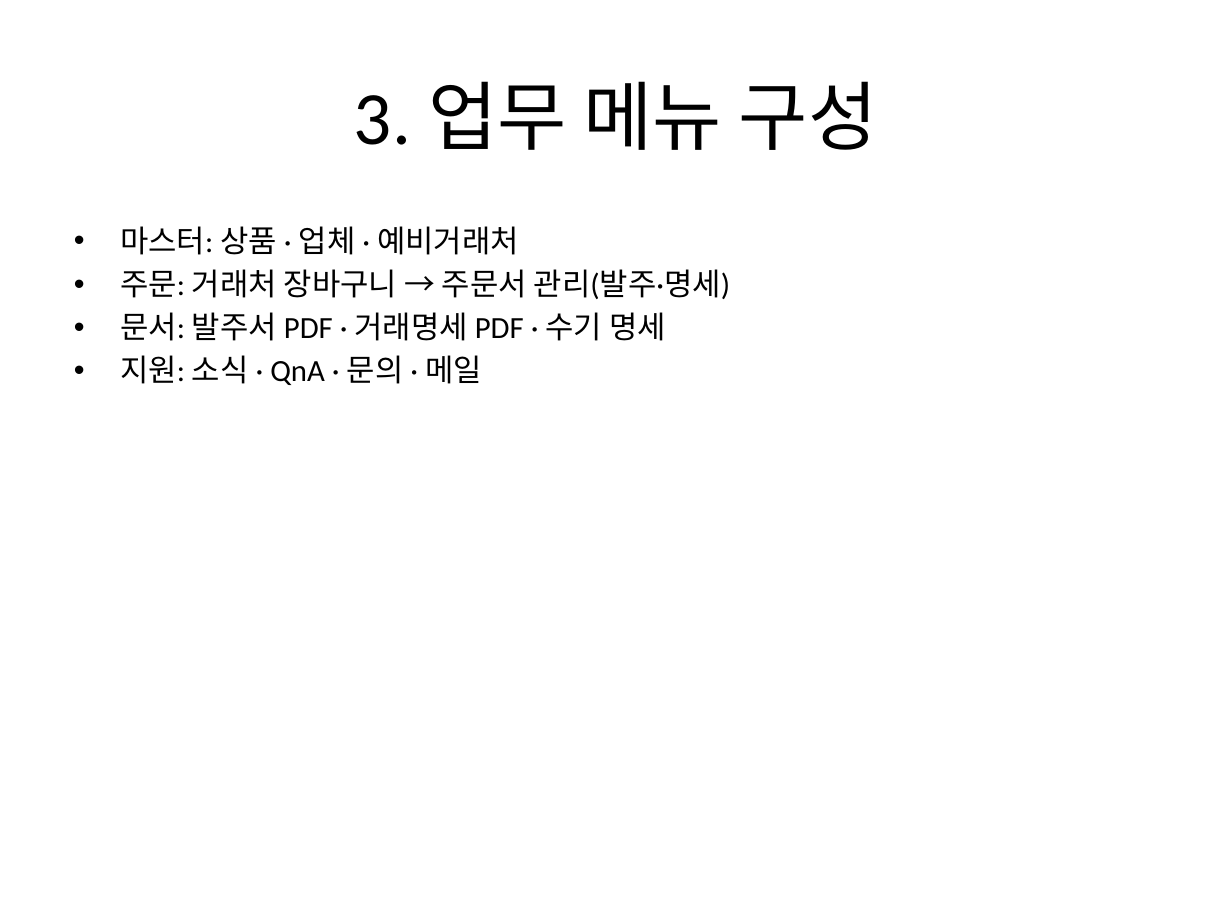
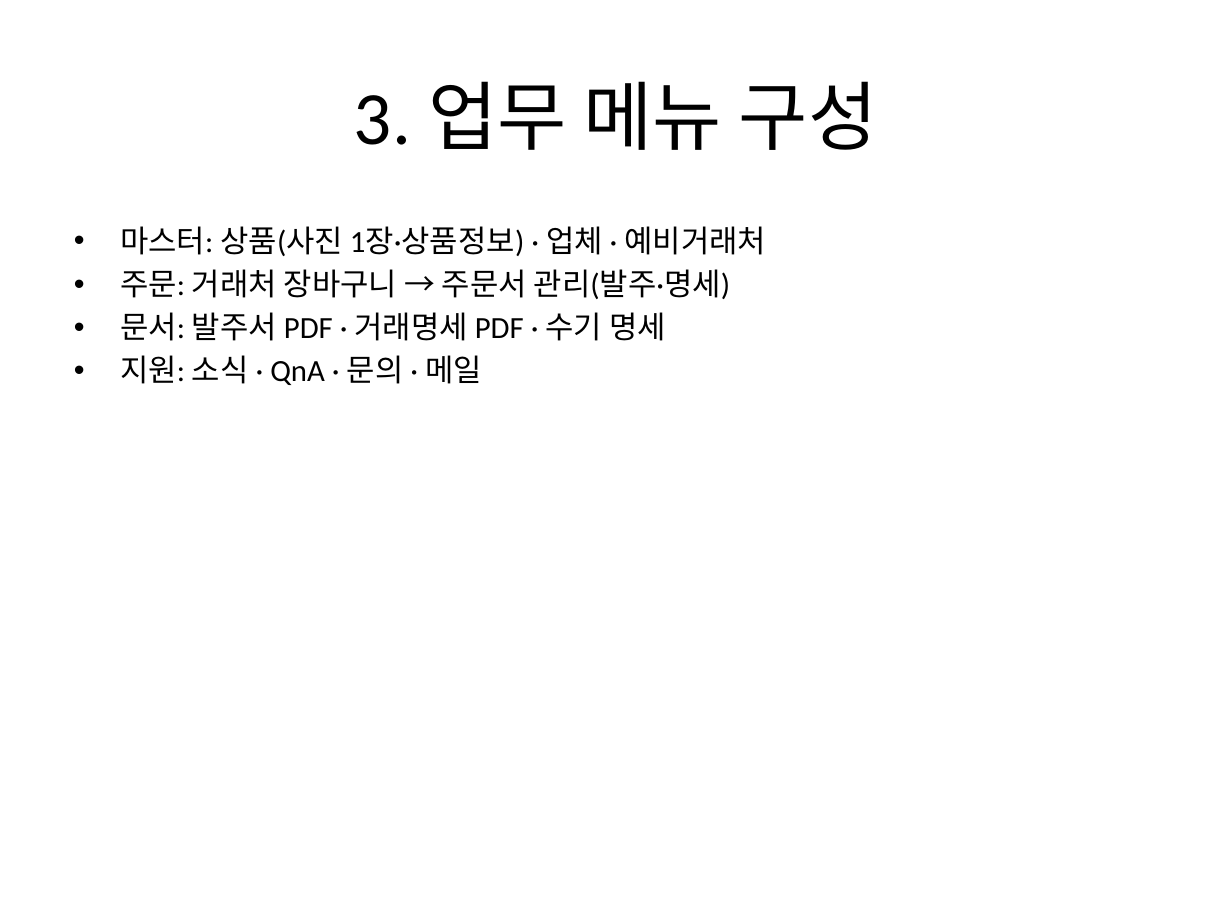
Before and after one commit to hanbaedal/thejohn, a slide deck: slide 4 of docs/thejohn-system-structure-management.pptx. Drawn at 1232x924 pixels with LibreOffice and Linux fonts; fonts in the diff are those of the drawing. Boxes give left, top, right and bottom in pixels: in the first picture for what was removed or moved away, otherwise in the second. Text is boxed around its words. In the diff, an @@ line names an element or a change of style, - is before the commit and + after.

```diff
--- a/docs/thejohn-system-structure-management.pptx
+++ b/docs/thejohn-system-structure-management.pptx
@@ text at (120, 226, 766, 256): text changed @@
-• 마스터: 상품 · 업체 · 예비거래처
+• 마스터: 상품(사진 1장·상품정보) · 업체 · 예비거래처
```
Also in this commit, not shown: 1 other slide changed, 1 slide added, 7 other files.
